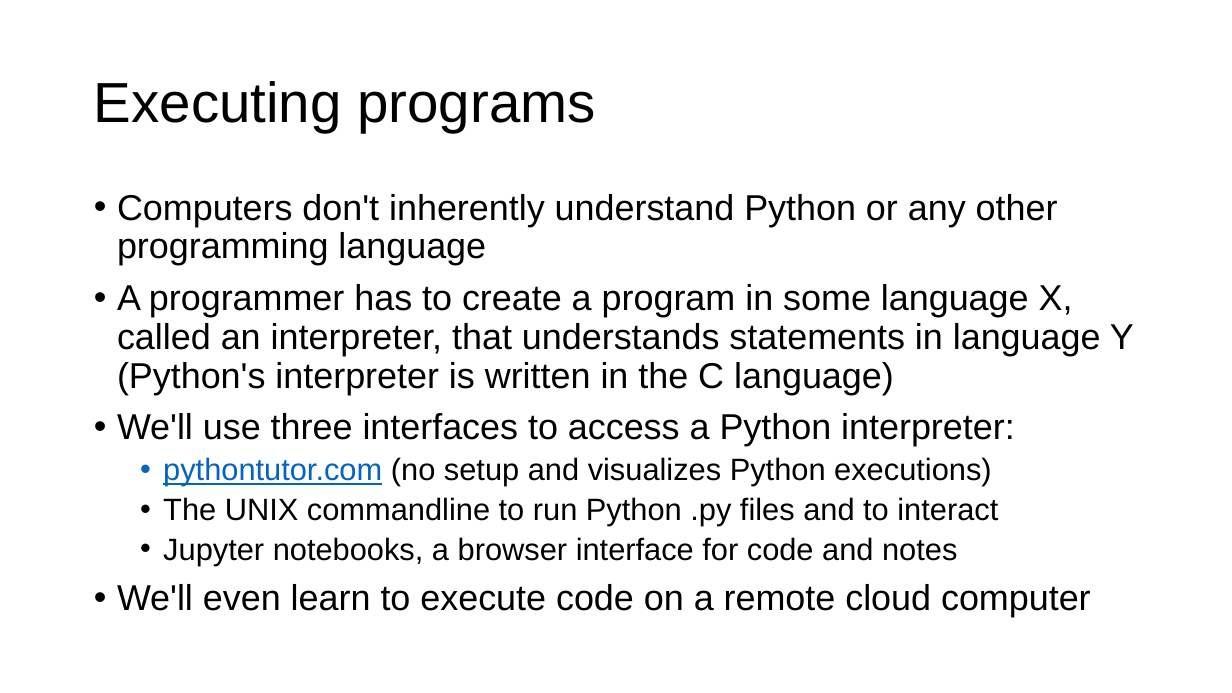
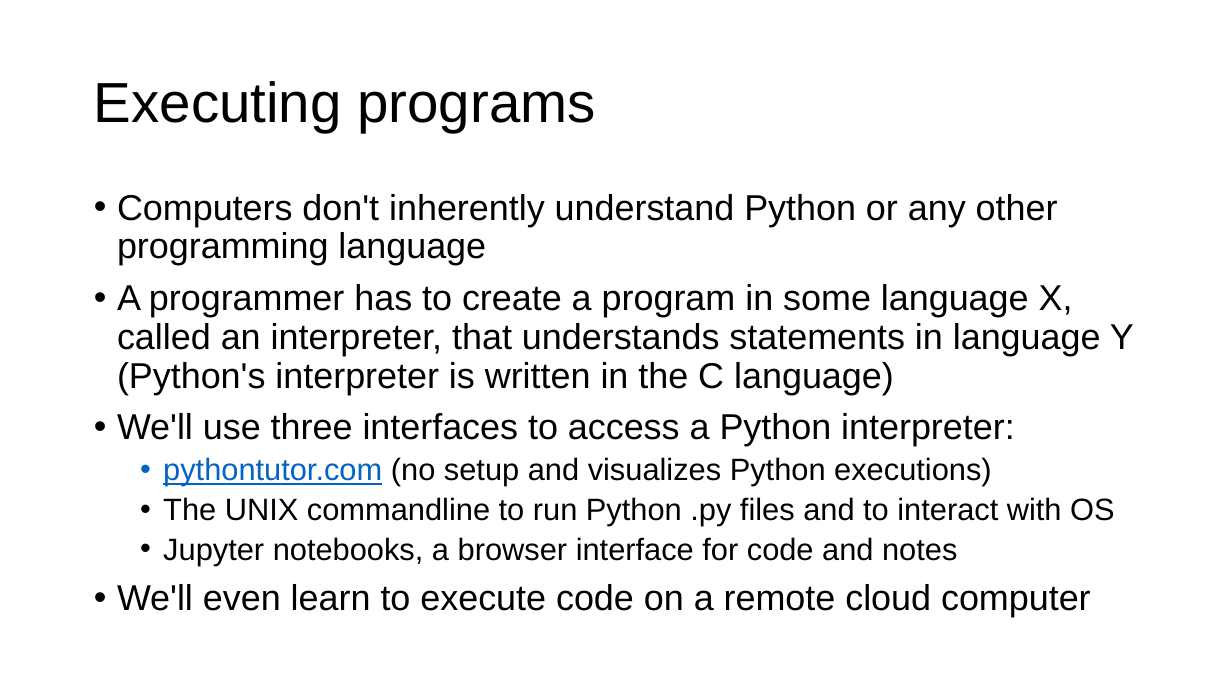
Before and after one commit to parrt/msds501, a slide deck: slide 2 of slides/overview.pptx. Drawn at 1232x693 pixels with LibreOffice and Linux fonts; fonts in the diff are those of the drawing; background and template pictures are left out. Boxes give left, top, right and bottom in pixels: in the first picture for what was removed or moved away, otherwise in the second. Text is boxed around its words. In the diff, an @@ line names an element or a change of style, - is before the commit and + after.

```diff
--- a/slides/overview.pptx
+++ b/slides/overview.pptx
@@ text at (x1=163, y1=497, x2=1114, y2=525): text changed @@
-  • The UNIX commandline to run Python .py files and to interact
+  • The UNIX commandline to run Python .py files and to interact with OS
```
Also in this commit, not shown: 2 other slides changed, 2 other files.
